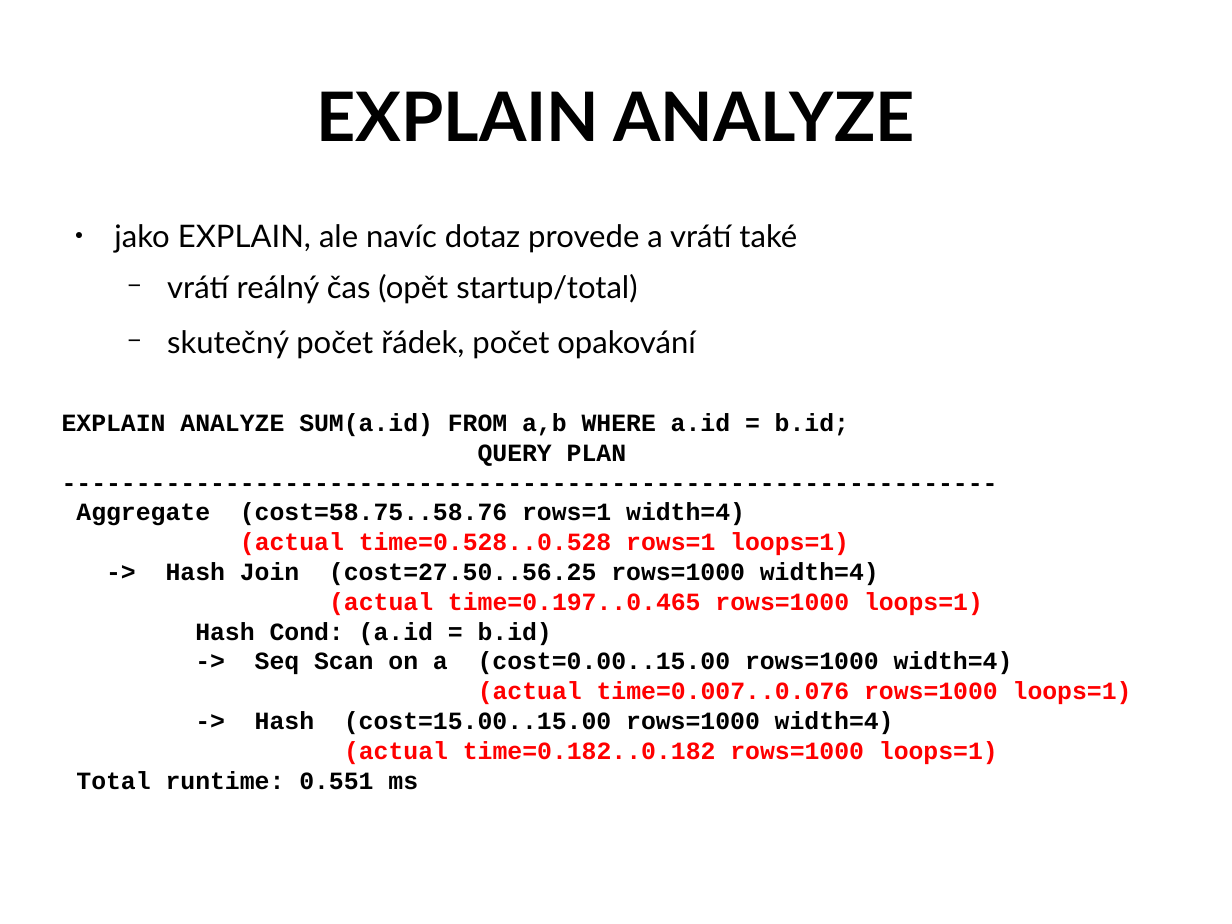
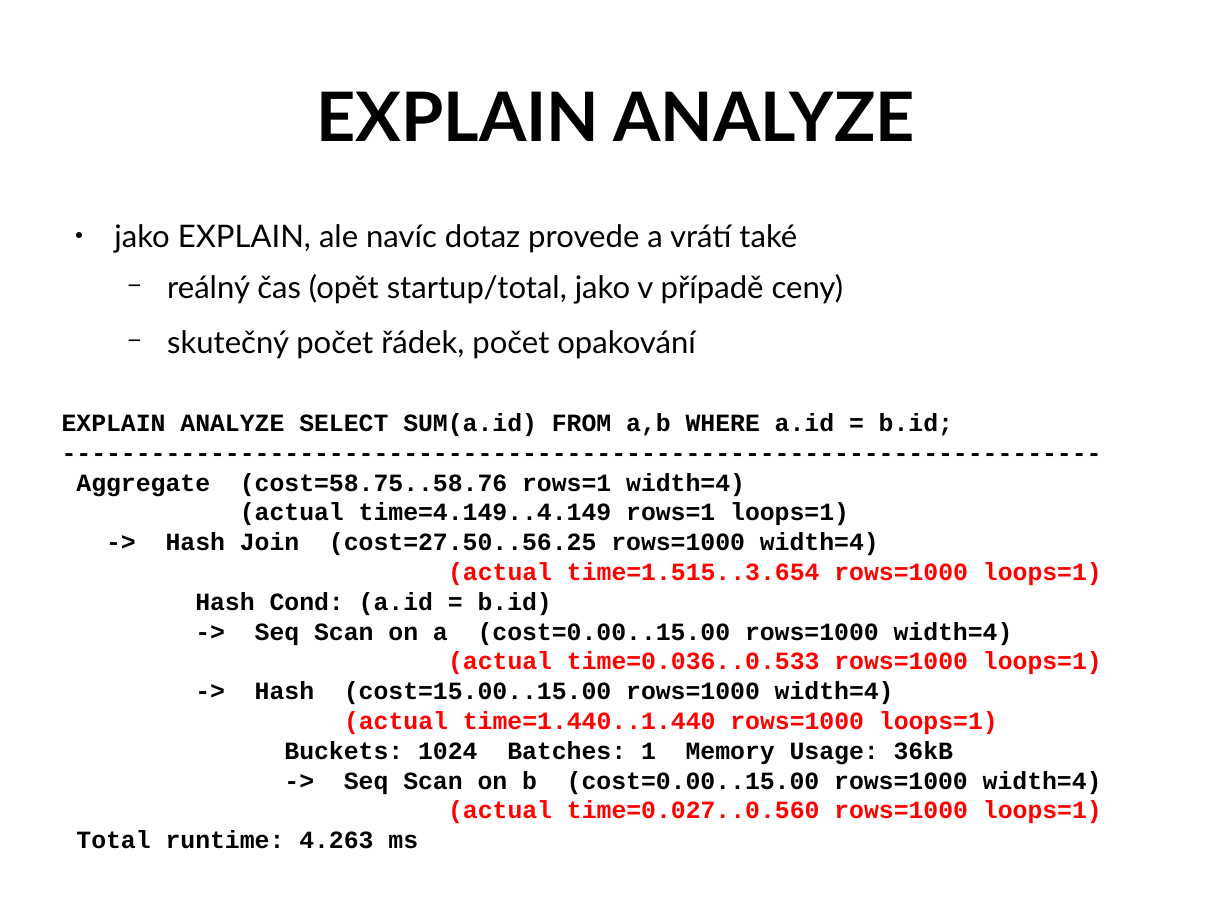
Before and after one commit to tvondra/explain_training, a slide deck: slide 13 of explain-training.odp. Drawn at 1232x924 pixels with LibreOffice and Linux fonts; fonts in the diff are those of the drawing. Boxes give left, top, right and bottom in pixels: in the first picture for what was removed or moved away, otherwise in the second. Text is boxed around its words. In the diff, an @@ line names an element or a change of style, - is before the commit and + after.

```diff
--- a/explain-training.odp
+++ b/explain-training.odp
@@ text at (x1=167, y1=274, x2=844, y2=304): text changed @@
-  − vrátí reálný čas (opět startup/total)
+  − reálný čas (opět startup/total, jako v případě ceny)
@@ text at (x1=62, y1=413, x2=953, y2=436): text changed @@
-EXPLAIN ANALYZE SUM(a.id) FROM a,b WHERE a.id = b.id;
-QUERY PLAN
----------------------------------------------------------------
+EXPLAIN ANALYZE SELECT SUM(a.id) FROM a,b WHERE a.id = b.id;
+----------------------------------------------------------------------
@@ text at (x1=240, y1=502, x2=849, y2=525): text changed; text colour #FF0000 to #000000 @@
-(actual time=0.528..0.528 rows=1 loops=1)
+(actual time=4.149..4.149 rows=1 loops=1)
@@ text at (x1=448, y1=562, x2=1102, y2=585): text changed @@
-(actual time=0.197..0.465 rows=1000 loops=1)
+(actual time=1.515..3.654 rows=1000 loops=1)
@@ text at (x1=448, y1=651, x2=1102, y2=674): text changed @@
-(actual time=0.007..0.076 rows=1000 loops=1)
+(actual time=0.036..0.533 rows=1000 loops=1)
@@ text at (x1=76, y1=711, x2=1102, y2=849): text changed; text colour #FF0000 to #000000 @@
-(actual time=0.182..0.182 rows=1000 loops=1)
-Total runtime: 0.551 ms
+(actual time=1.440..1.440 rows=1000 loops=1)
+Buckets: 1024 Batches: 1 Memory Usage: 36kB
+-> Seq Scan on b (cost=0.00..15.00 rows=1000 width=4)
+(actual time=0.027..0.560 rows=1000 loops=1)
+Total runtime: 4.263 ms
```
Also in this commit, not shown: 1 other slide changed, 3 other files.
